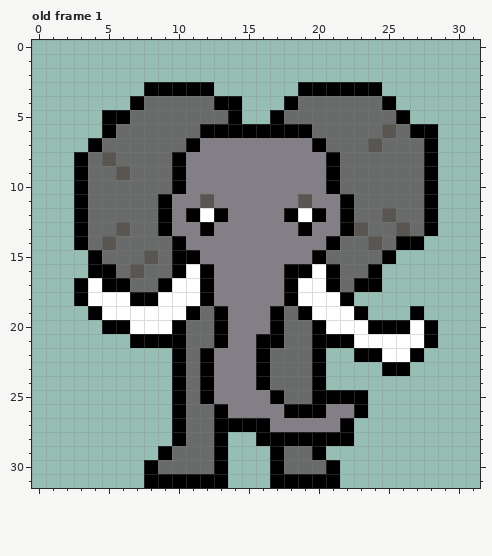
Two states of a pixel-art file, kiba-the-elephant.ase. Above: the version before the commit.
32x32 pixels, 1 frame. Shown: old frame 1. The commit also changed other frames, which this record leaves out.
New version:
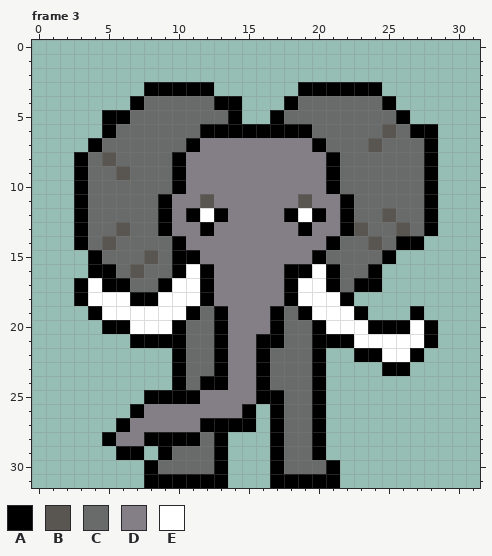
Palette (. is transparent): A #000000  B #595652  C #696a6a  D #847e87  E #ffffff
A new or re-ordered frame is compared with the old frame closest to it.
The commit says: feat: 🎸 animate kiba trunk
From old to new:
frames 1 -> 3
Frame 3 is new; against old frame 1:
y 22..23: x 12..13 AD -> CA
y 24: x 13 D -> A
y 25: x 8..9 .. -> AA; x 11..12 CA -> AD; x 16 D -> A; x 21..23 AAA -> ...
y 26: x 7..13 ...ACCA -> ADDDDDD; x 15..19 DDDAA -> A.ACC; x 21..23 DDA -> ...
y 27: x 6..12 ....ACC -> ADDDDDA; x 16..22 ADDDDDA -> .ACCA..
y 28: x 5..9 ..... -> ADDAA; x 11 C -> A; x 16 A -> .; x 18..19 AA -> CC; x 21..22 AA -> ..
y 29: x 6..7 .. -> AA
Boxes around the changes in both pictures, in picture pixels (x1, y1, x2, y2):
changed: (102, 348, 368, 460)
